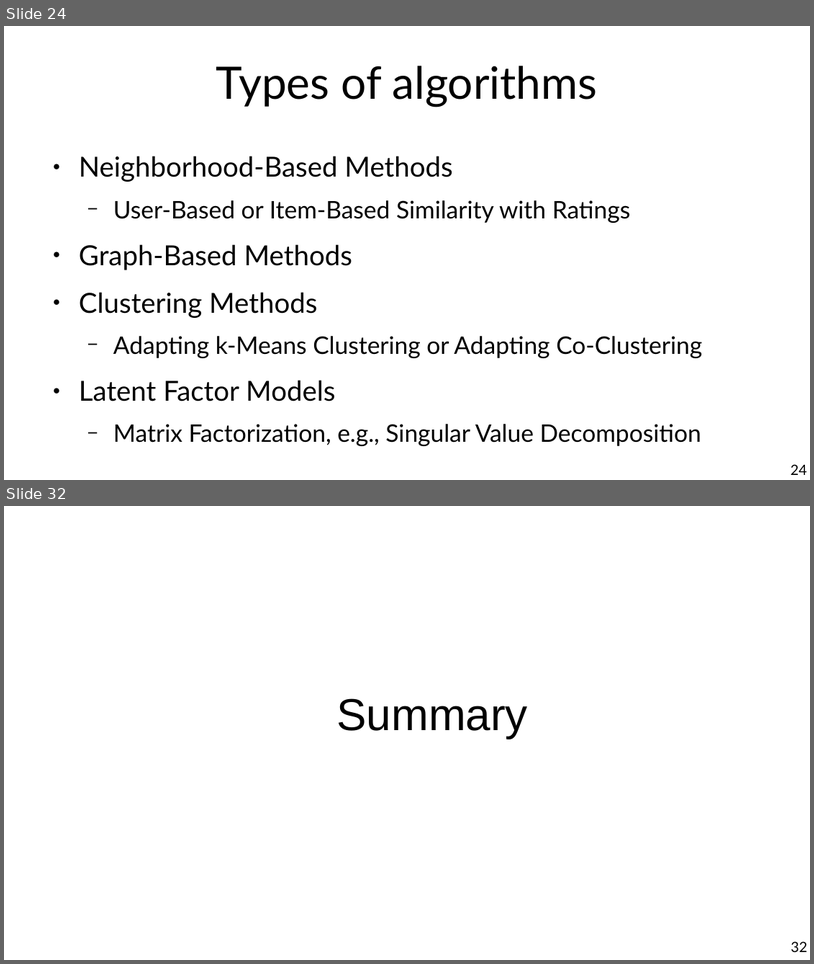
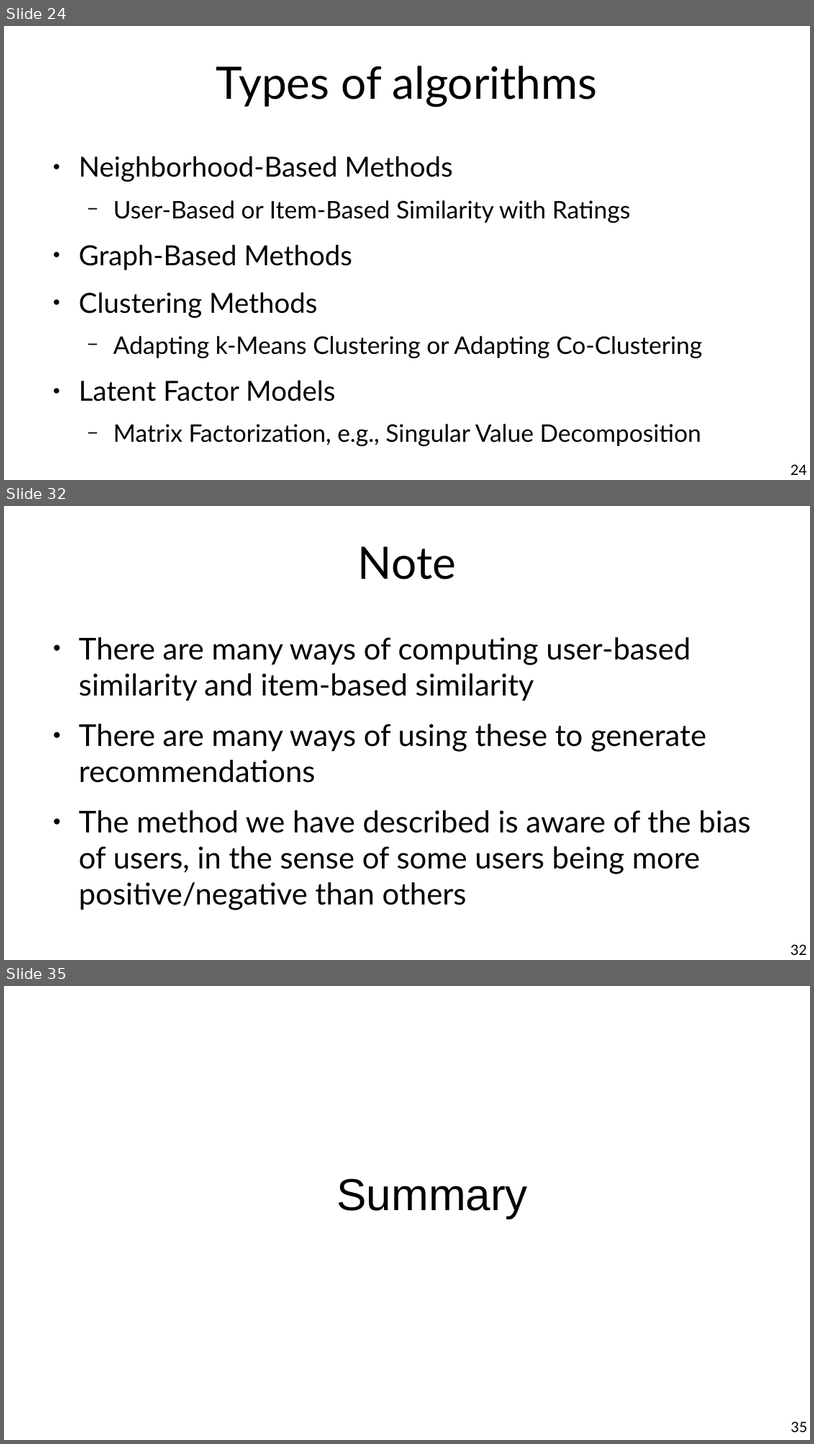
Before and after one commit to marco-calautti/data-mining-course, a slide deck: theory/tt08_recommender_systems.odp. Shown one above the other, each under a label of ours: slides 24 and 32 before the commit, slides 24, 32 and 35 after it; the slides between them are not shown. The pictures are 814x964 and 814x1444 pixels, drawn with LibreOffice and Linux fonts; fonts in the diff are those of the drawing. Boxes give left, top, right and bottom in pixels: in the first picture for what was removed or moved away, otherwise in the second. Text is boxed around its words. In the diff, an @@ line names an element or a change of style, - is before the commit and + after.

```diff
--- a/theory/tt08_recommender_systems.odp
+++ b/theory/tt08_recommender_systems.odp
@@ slide 32 added at (x1=4, y1=506, x2=810, y2=960), background #FFFFFF @@
@@ title added at (x1=358, y1=546, x2=456, y2=579), 44 pt, text #000000 @@
+Note
@@ text added at (x1=79, y1=637, x2=751, y2=910), 29.6 pt, text #000000 @@
+● There are many ways of computing user-based similarity and item-based similarity
+● There are many ways of using these to generate recommendations
+● The method we have described is aware of the bias of users, in the sense of some users being more positive/negative than others
@@ page number added at (x1=791, y1=944, x2=808, y2=955), 14 pt, text #000000 @@
+32
@@ what was slide 32 is now slide 35 @@
@@ page number at (x1=791, y1=1421, x2=808, y2=1432): text changed @@
-32
+35
```
Also in this commit, not shown: 7 slides changed, 2 other slides added.
